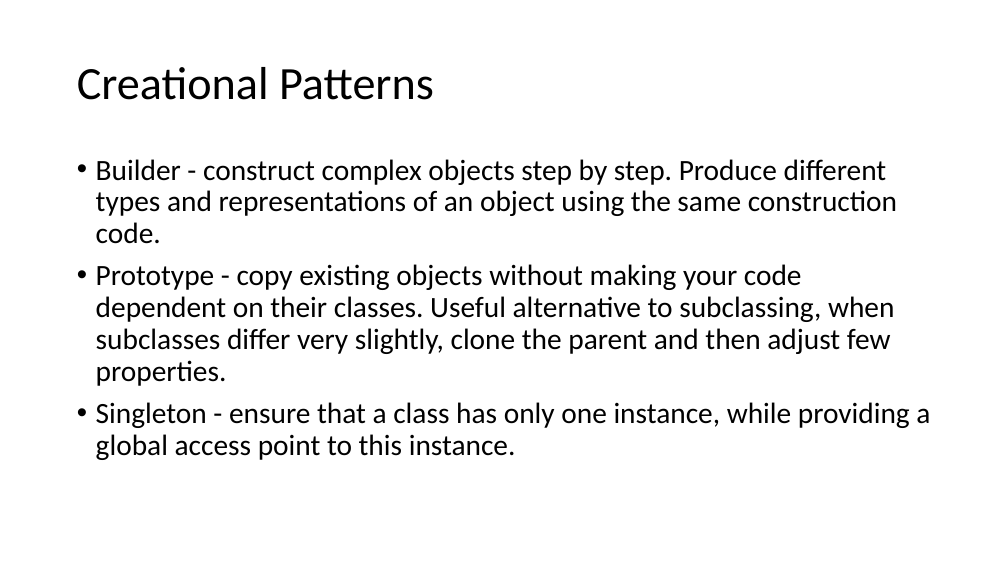
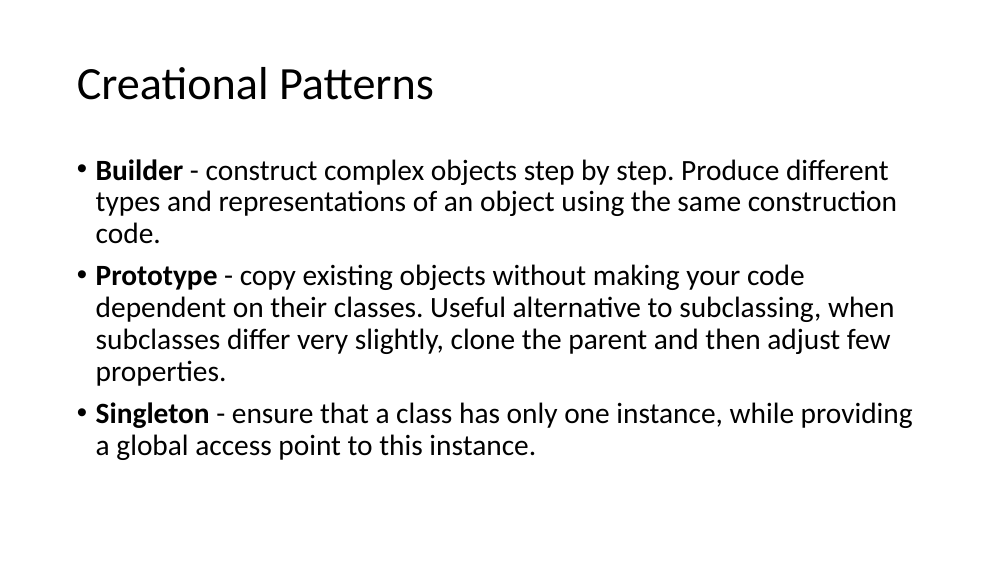
Before and after one commit to ynaman1000/DesignPatterns, a slide deck: slide 4 of Design Patterns.pptx. Drawn at 1008x567 pixels with LibreOffice and Linux fonts; fonts in the diff are those of the drawing. Boxes give left, top, right and bottom in pixels: in the first picture for what was removed or moved away, otherwise in the second. Text is boxed around its words. In the diff, an @@ line names an element or a change of style, - is before the commit and + after.

```diff
--- a/Design Patterns.pptx
+++ b/Design Patterns.pptx
@@ text "Builder - construct complex objects ..." at [96,159,913,460]: bold on in "Builder", "Prototype", "Singleton" @@
```
Also in this commit, not shown: 2 other slides changed, 1 other file.
